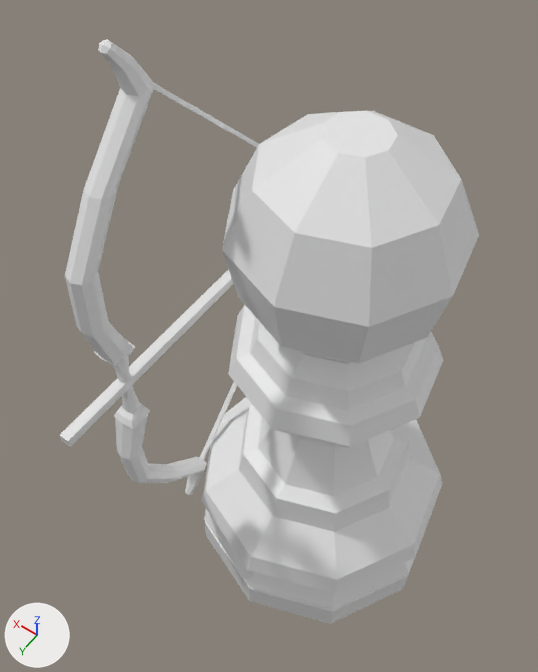
Renders of the FBX model Assets/Imports/Models/Archer.fbx from each side of a commit.
Before and after are seen from a 50 mm camera at (-0.0079, 0.0153, 0.0352) aimed at (0.0023, 0.0011, 0.0129). The lights are fixed; the arrows at lower left show +X, +Y and +Z. The first picture is the older version. Where no turn or scale is listed for an object, it has been applied to the vertices.

The first picture shows 'Archer_mesh'.
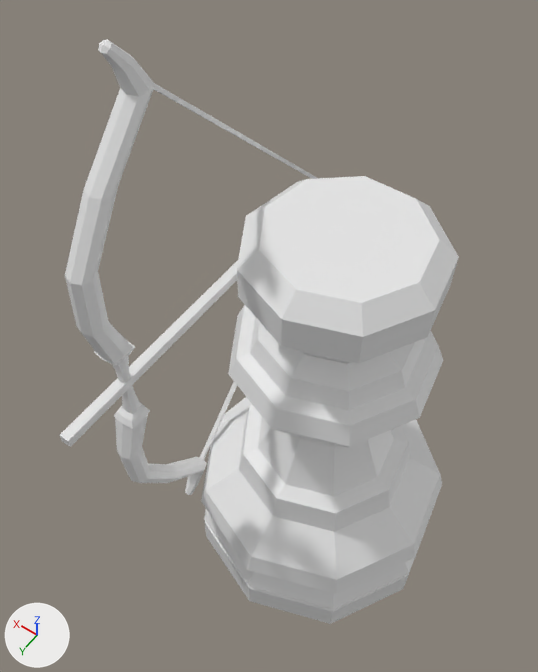
The newer file is also rescaled (x100.0), turned or shifted as a whole; pictures and numbers use the older file's frame.

What differs and where, as boxes [x1, y1, x2, y2] in the pictures (538 x 672 px):
'Archer_mesh', reshaped: before [59, 39, 479, 624]; after [59, 39, 459, 624]
part 1 of me_bishop_mesh, cut back: before [222, 111, 479, 327]; after [237, 176, 459, 337]

What the commit changed:
me_bishop_mesh is used by ob_archer_mesh; location (0.0, 0.0, 0.0).
me_bishop_mesh had 447 vertices, 434 faces and spanned x -0.0058..0.0058, y -0.0071..0.009, z -0.0017..0.0255.
me_bishop_mesh now has 438 vertices, 425 faces and spans x -0.0058..0.0058, y -0.0071..0.009, z -0.0017..0.0255.
Part 1, on me_bishop_mesh:
18 vertices are removed from x -0.003..0.003, y -0.0029..0.0031, z 0.0211..0.0225.
19 faces are deleted.
9 vertices move from x -0.004..0.004, y -0.0038..0.004, z 0.019 to x -0.0035..0.0035, y -0.0034..0.0036, z 0.018.
9 vertices are added at x -0.0028..0.0028, y -0.0027..0.0029, z 0.0187.
10 new faces join them.
Other edits to the shape of me_bishop_mesh do not show in these pictures.
